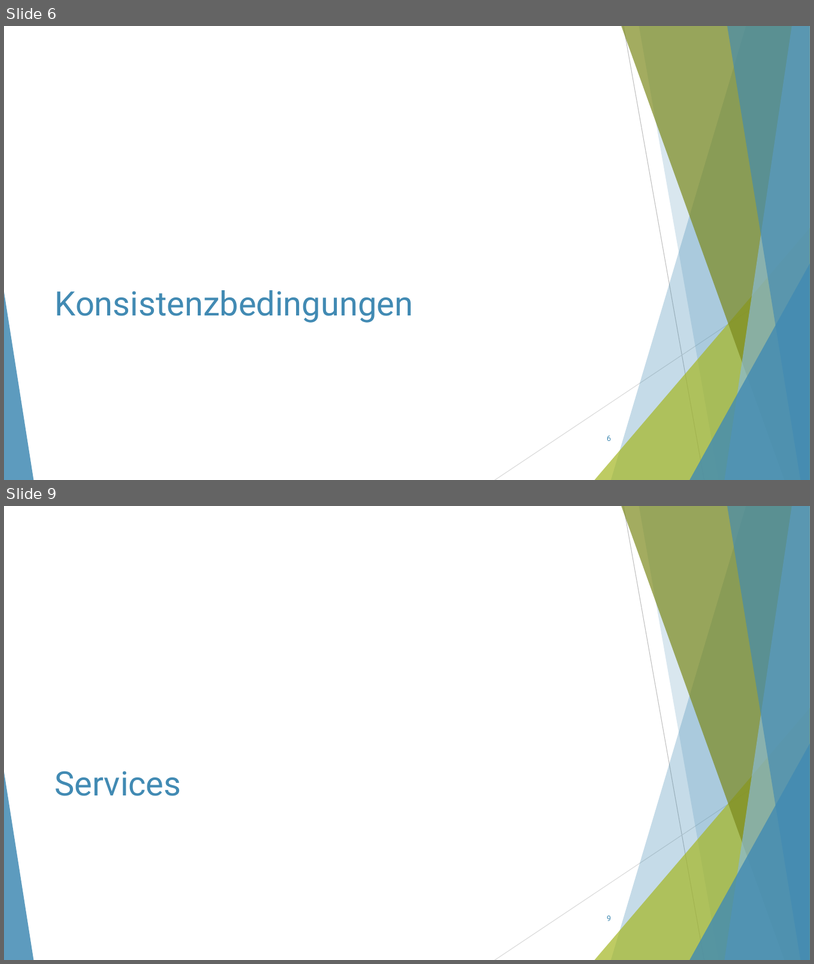
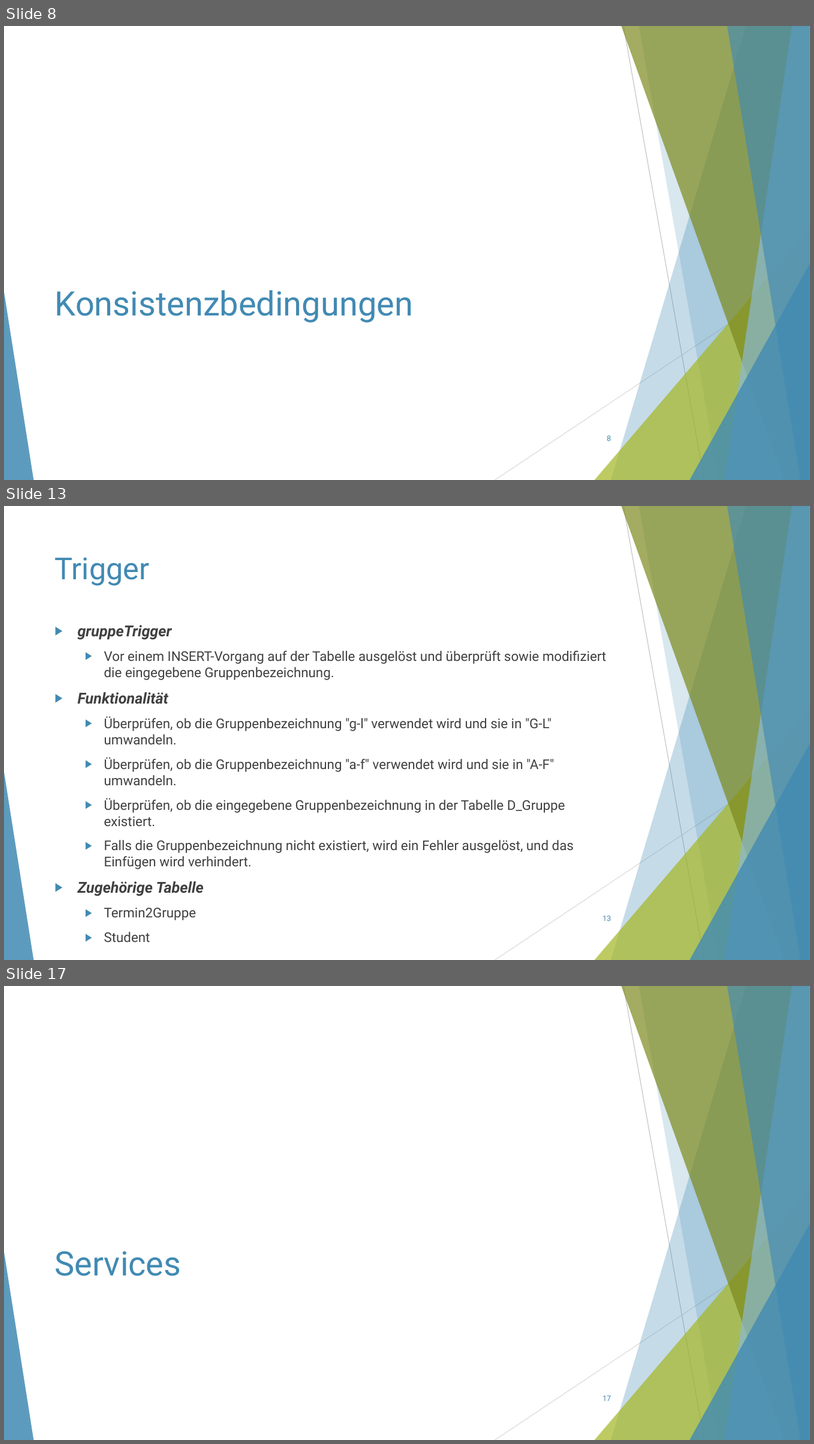
Before and after one commit to ThorbenKonopka/db_WS23_24, a slide deck: Präsentation/Präsentation.pptx. Shown one above the other, each under a label of ours: slides 6 and 9 before the commit, slides 8, 13 and 17 after it; the slides between them are not shown. The pictures are 814x964 and 814x1444 pixels, drawn with LibreOffice and Linux fonts; fonts in the diff are those of the drawing. Boxes give left, top, right and bottom in pixels: in the first picture for what was removed or moved away, otherwise in the second. Text is boxed around its words. In the diff, an @@ line names an element or a change of style, - is before the commit and + after.

```diff
--- a/Präsentation/Präsentation.pptx
+++ b/Präsentation/Präsentation.pptx
@@ slide 13 added at bbox=[4, 506, 810, 960], background #FFFFFF; not listed: 10 template elements that a slide beside it also shows @@
@@ title added at bbox=[55, 557, 150, 586], 36 pt, text #418AB3 @@
+Trigger
@@ text added at bbox=[78, 625, 606, 942], 16 pt, text #404040 @@
+▶ gruppeTrigger
+  ▶ Vor einem INSERT-Vorgang auf der Tabelle ausgelöst und überprüft sowie modifiziert die eingegebene Gruppenbezeichnung.
+▶ Funktionalität
+  ▶ Überprüfen, ob die Gruppenbezeichnung "g-l" verwendet wird und sie in "G-L" umwandeln.
+  ▶ Überprüfen, ob die Gruppenbezeichnung "a-f" verwendet wird und sie in "A-F" umwandeln.
+  ▶ Überprüfen, ob die eingegebene Gruppenbezeichnung in der Tabelle D_Gruppe existiert.
+  ▶ Falls die Gruppenbezeichnung nicht existiert, wird ein Fehler ausgelöst, und das Einfügen wird verhindert.
+▶ Zugehörige Tabelle
+  ▶ Termin2Gruppe
+  ▶ Student
@@ page number added at bbox=[603, 915, 611, 921], 9 pt, text #418AB3 @@
+13
@@ what was slide 6 is now slide 8 @@
@@ what was slide 9 is now slide 17 @@
@@ page number at bbox=[603, 1395, 611, 1401]: text changed @@
-9
+17
```
Also in this commit, not shown: 7 slides changed, 20 other slides added, 5 slides removed.
